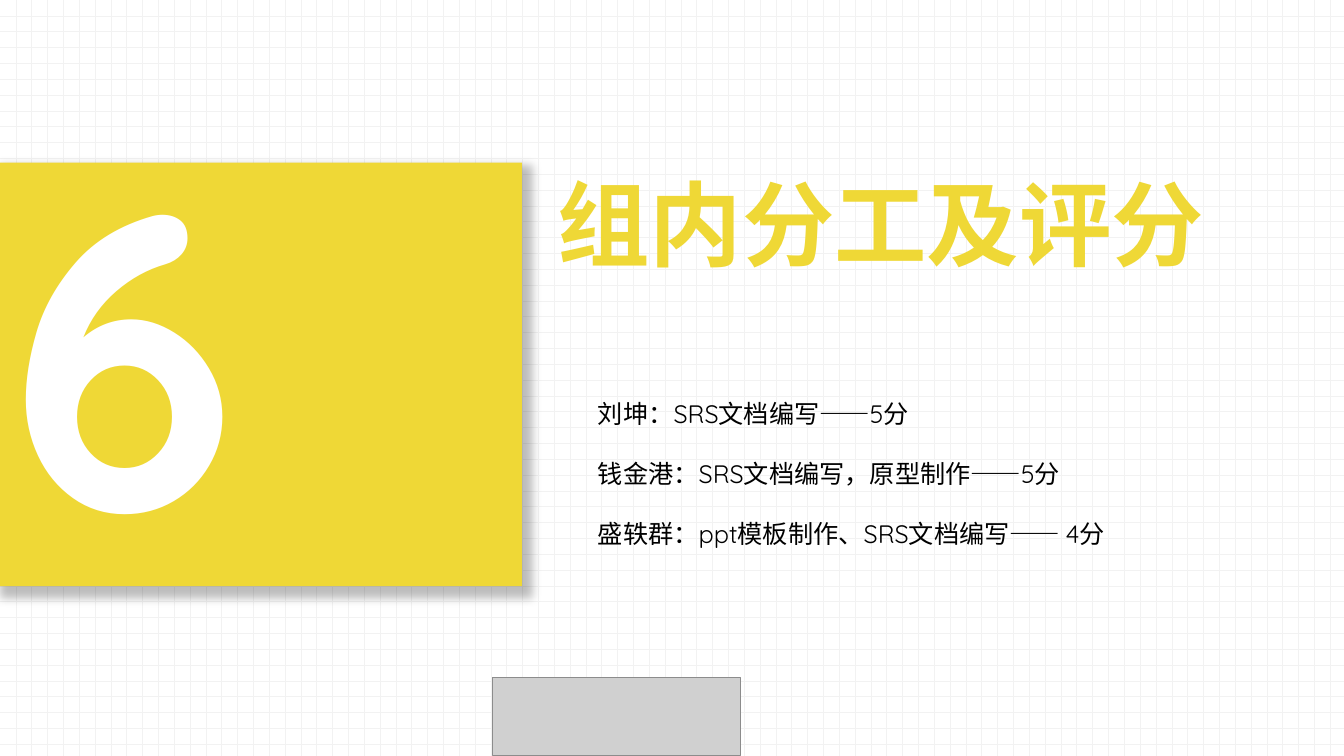
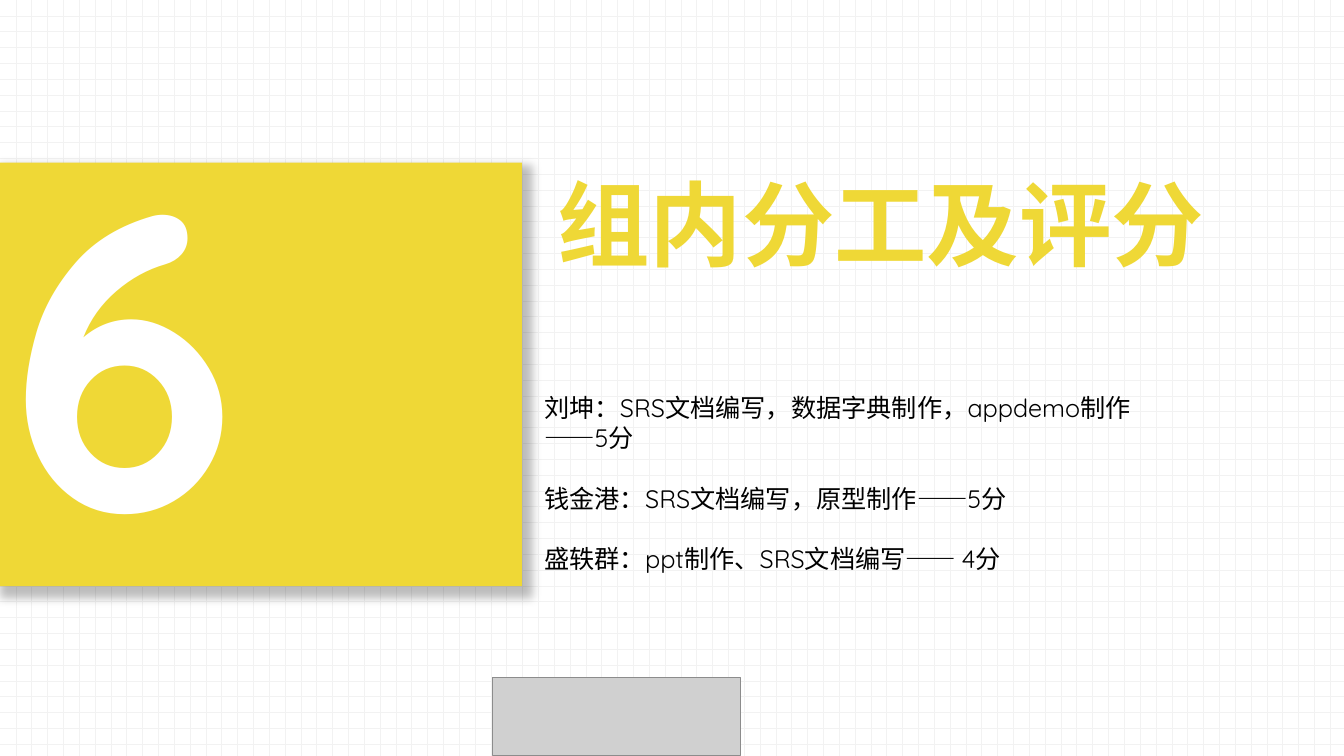
Before and after one commit to liuk5546/campaigo, a slide deck: slide 36 of doc/软件规格说明ppt.pptx (slide 29 before the commit). Drawn at 1344x756 pixels with LibreOffice and Linux fonts; fonts in the diff are those of the drawing; grey boxes stand for pictures. Boxes give left, top, right and bottom in pixels: in the first picture for what was removed or moved away, otherwise in the second. Text is boxed around its words. In the diff, an @@ line names an element or a change of style, - is before the commit and + after.

Commit message:
评审前文档更新
评审前的文档整理。对ppt，SRS进行了完善。对甘特图进行了跟进修改。对数据字典进行更新完善。

```diff
--- a/doc/软件规格说明ppt.pptx
+++ b/doc/软件规格说明ppt.pptx
@@ text "刘坤：SRS文档编写，数据字典制作，appdemo制作——5分": place and size @@
-text "刘坤：SRS文档编写，数据字典制作，appdemo制作——5分" at [598,401,1105,548]
+text "刘坤：SRS文档编写，数据字典制作，appdemo制作——5分" at [544,395,1130,573]
@@ text at [544,395,1130,449]: text changed @@
-刘坤：SRS文档编写——5分
+刘坤：SRS文档编写，数据字典制作，appdemo制作——5分
@@ text at [544,546,1001,573]: text changed @@
-盛轶群：ppt模板制作、SRS文档编写—— 4分
+盛轶群：ppt制作、SRS文档编写—— 4分
```
Also in this commit, not shown: 6 other slides changed, 7 slides added, 7 other files.
